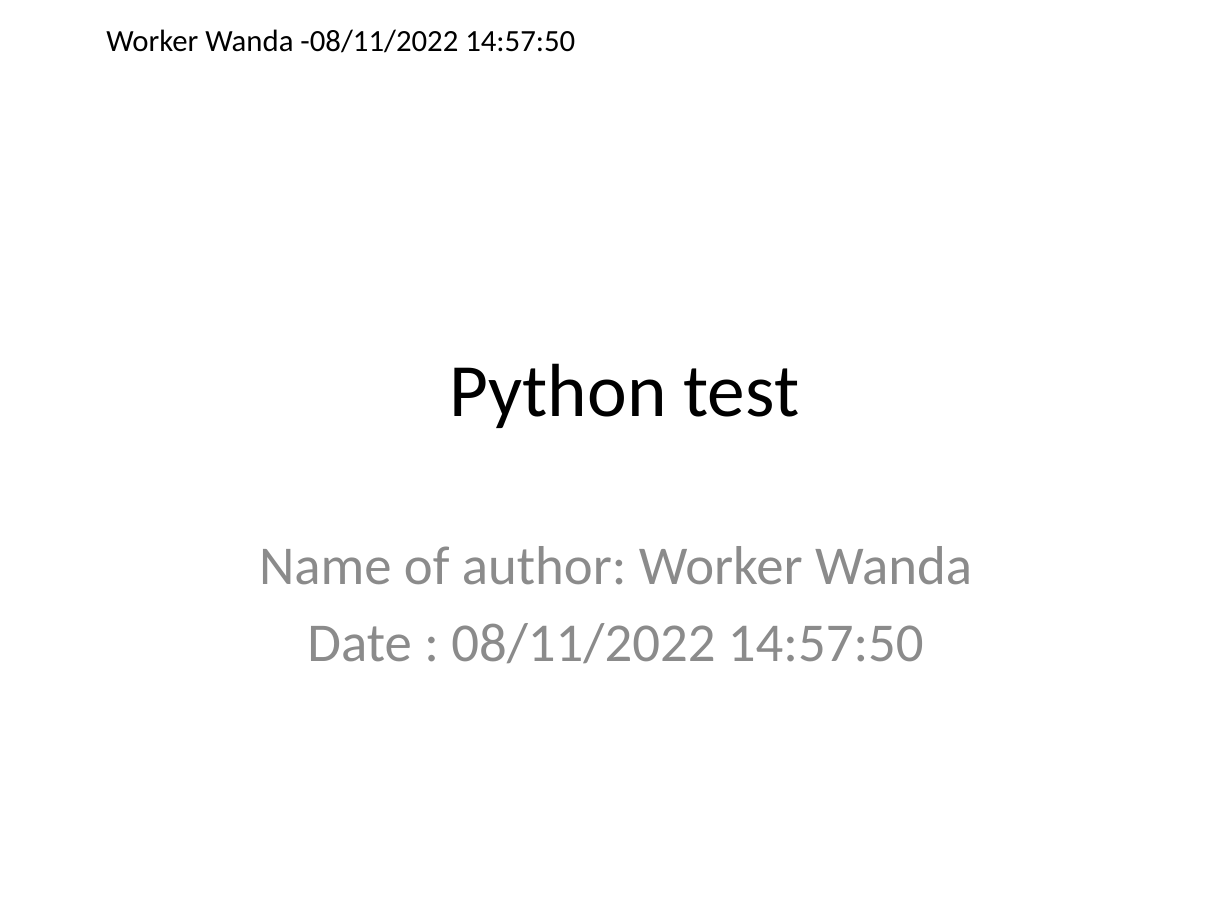
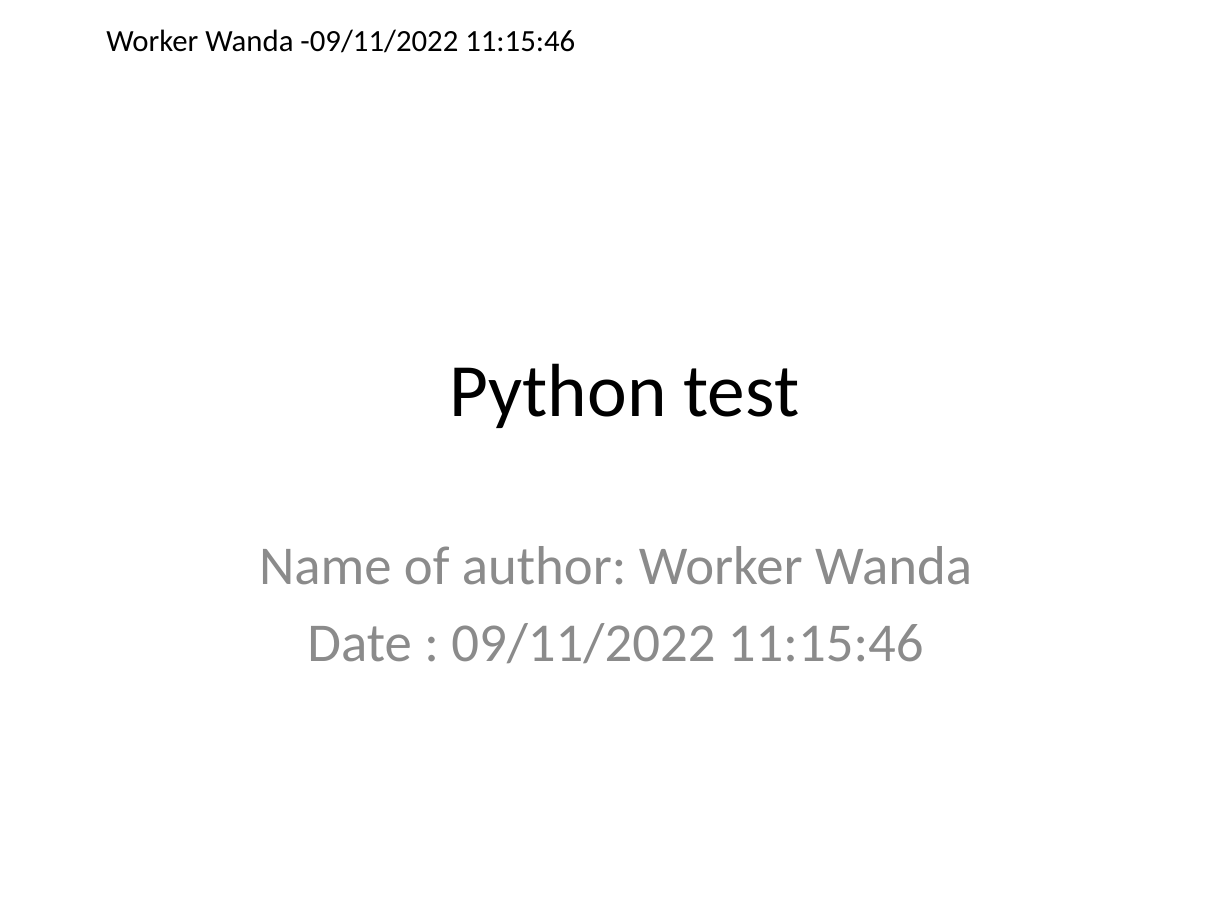
Before and after one commit to Farraj007/AudiTask, a slide deck: slide 1 of Python_test_template.pptx. Drawn at 1232x924 pixels with LibreOffice and Linux fonts; fonts in the diff are those of the drawing. Boxes give left, top, right and bottom in pixels: in the first picture for what was removed or moved away, otherwise in the second. Text is boxed around its words. In the diff, an @@ line names an element or a change of style, - is before the commit and + after.

```diff
--- a/Python_test_template.pptx
+++ b/Python_test_template.pptx
@@ text at [106, 29, 575, 53]: text changed @@
-Worker Wanda -08/11/2022 14:57:50
+Worker Wanda -09/11/2022 11:15:46
@@ subtitle at [307, 623, 924, 663]: text changed @@
-Date : 08/11/2022 14:57:50
+Date : 09/11/2022 11:15:46
```
Also in this commit, not shown: 3 other slides changed, 3 other files.
